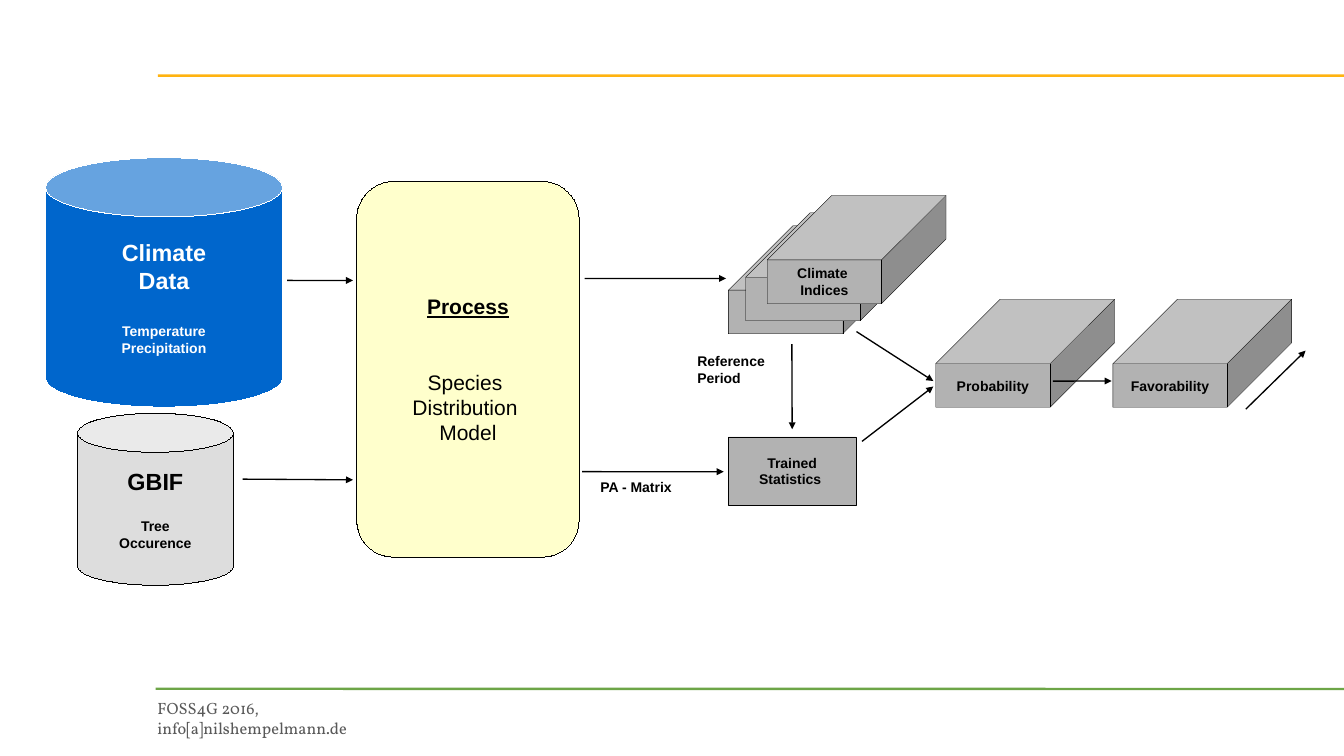
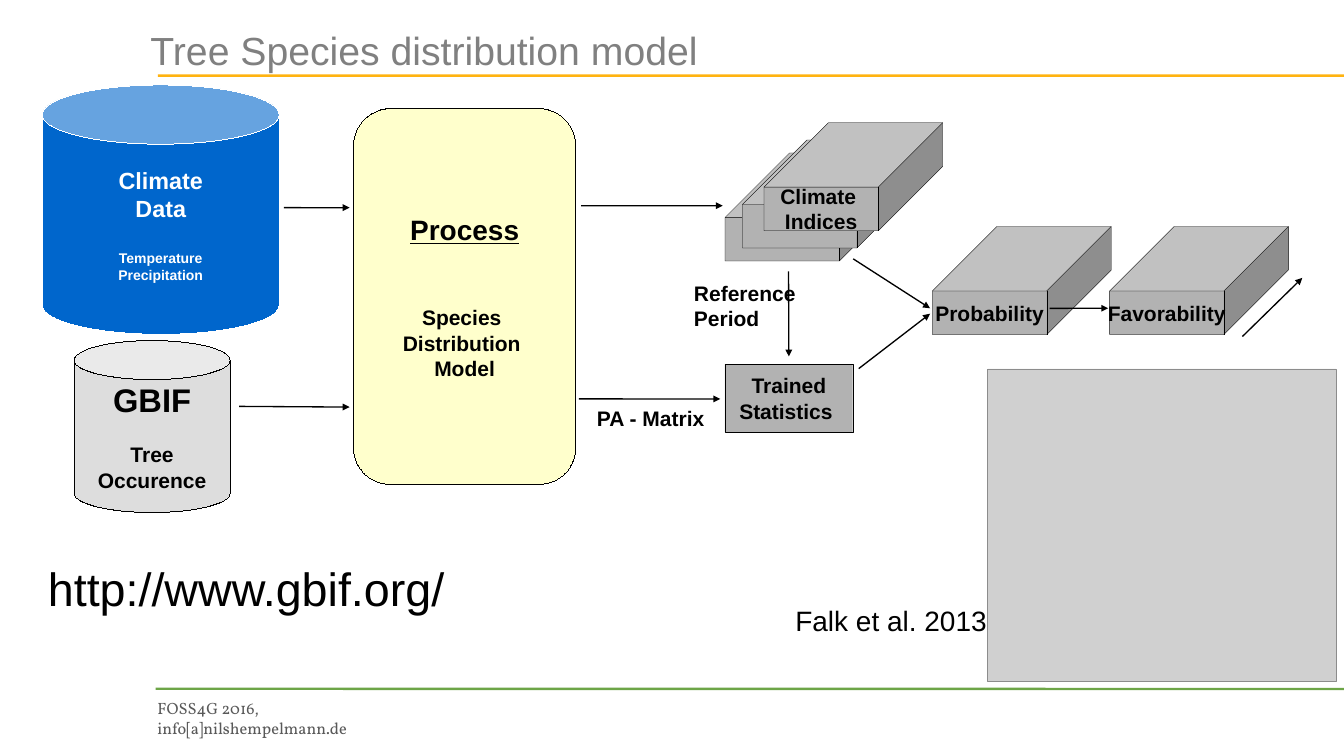
Before and after one commit to bird-house/birdhouse-docs, a slide deck: slide 20 of slides/birdhouse-foss4g-2016/Hempelmann_foss4g2016.odp (slide 10 before the commit). Drawn at 1344x756 pixels with LibreOffice and Linux fonts; fonts in the diff are those of the drawing; grey boxes stand for pictures; background and template pictures are left out. Boxes give left, top, right and bottom in pixels: in the first picture for what was removed or moved away, otherwise in the second. Text is boxed around its words. In the diff, an @@ line names an element or a change of style, - is before the commit and + after.

```diff
--- a/slides/birdhouse-foss4g-2016/Hempelmann_foss4g2016.odp
+++ b/slides/birdhouse-foss4g-2016/Hempelmann_foss4g2016.odp
@@ title added at [150, 36, 698, 73], 33.6 pt, text #808080 @@
+Tree Species distribution model
@@ freeform shape "Process" at [354, 108, 576, 484]: size 18 to 24 pt in "Process"; bold on in "Species", "Distribution", "Model" @@
@@ cube: place and size @@
-cube at [728, 226, 907, 334]
+cube at [743, 140, 921, 249]
@@ cube: place and size @@
-cube at [746, 213, 925, 321]
+cube at [725, 153, 904, 261]
@@ arrow moved from (862, 441) - (933, 386) to (853, 259) - (930, 308) @@
@@ text "Reference": place and size @@
-text "Reference" at [697, 356, 765, 383]
+text "Reference" at [694, 284, 795, 327]
@@ arrow moved from (857, 332) - (933, 381) to (858, 369) - (930, 314) @@
@@ 3 arrows, 2 cylinders, 1 freeform shape, 1 rectangle, 1 cube: place and size @@
-3 arrows, 2 cylinders, 1 freeform shape, 1 rectangle, 1 cube at [45, 158, 1111, 585]
+3 arrows, 2 cylinders, 1 freeform shape, 1 rectangle, 1 cube at [42, 85, 1108, 512]
@@ cylinder "GBIF" at [74, 340, 230, 512]: size 20 to 28 pt in "GBIF"; size 12 to 18 pt in "Tree Occurence" @@
@@ picture added at [988, 369, 1336, 681] @@
@@ 4 arrows, 2 cubes: place and size @@
-4 arrows, 2 cubes at [243, 278, 1305, 480]
+4 arrows, 2 cubes at [239, 206, 1302, 407]
@@ size 12 to 18 pt in 6 elements at [1110, 227, 1289, 335], [932, 227, 1111, 335], [725, 364, 853, 432], [764, 123, 942, 231], [694, 284, 795, 327], [597, 410, 704, 426] @@
@@ text "PA - Matrix": place and size @@
-text "PA - Matrix" at [600, 482, 672, 492]
+text "PA - Matrix" at [597, 410, 704, 426]
@@ text added at [48, 572, 444, 615], 40 pt, text #000000 @@
+http://www.gbif.org/
@@ text added at [795, 610, 986, 632], 24 pt, text #000000 @@
+Falk et al. 2013
```
Also in this commit, not shown: 9 other slides changed, 9 slides added, 1 slide removed, 2 other files.
